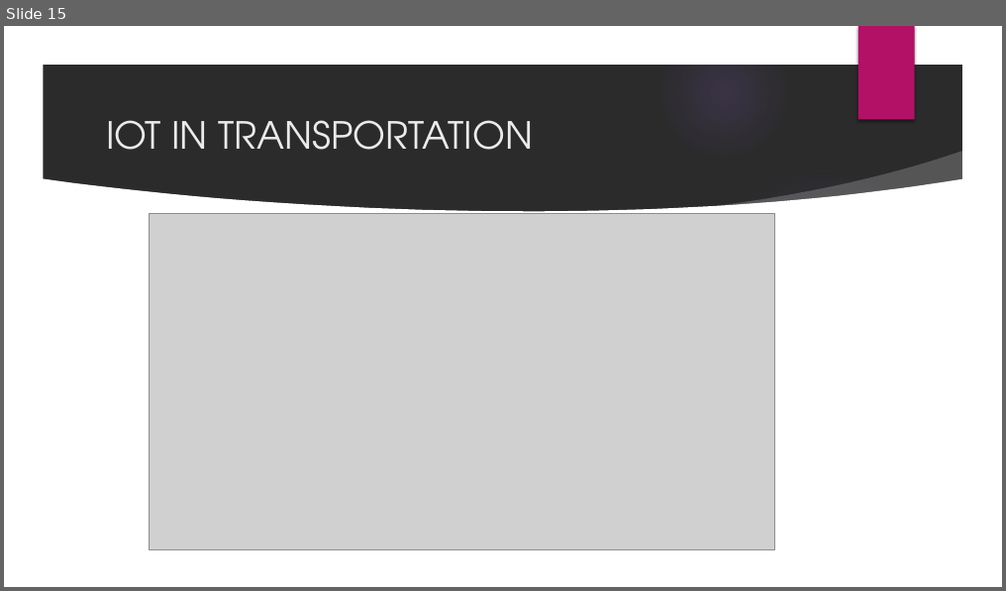
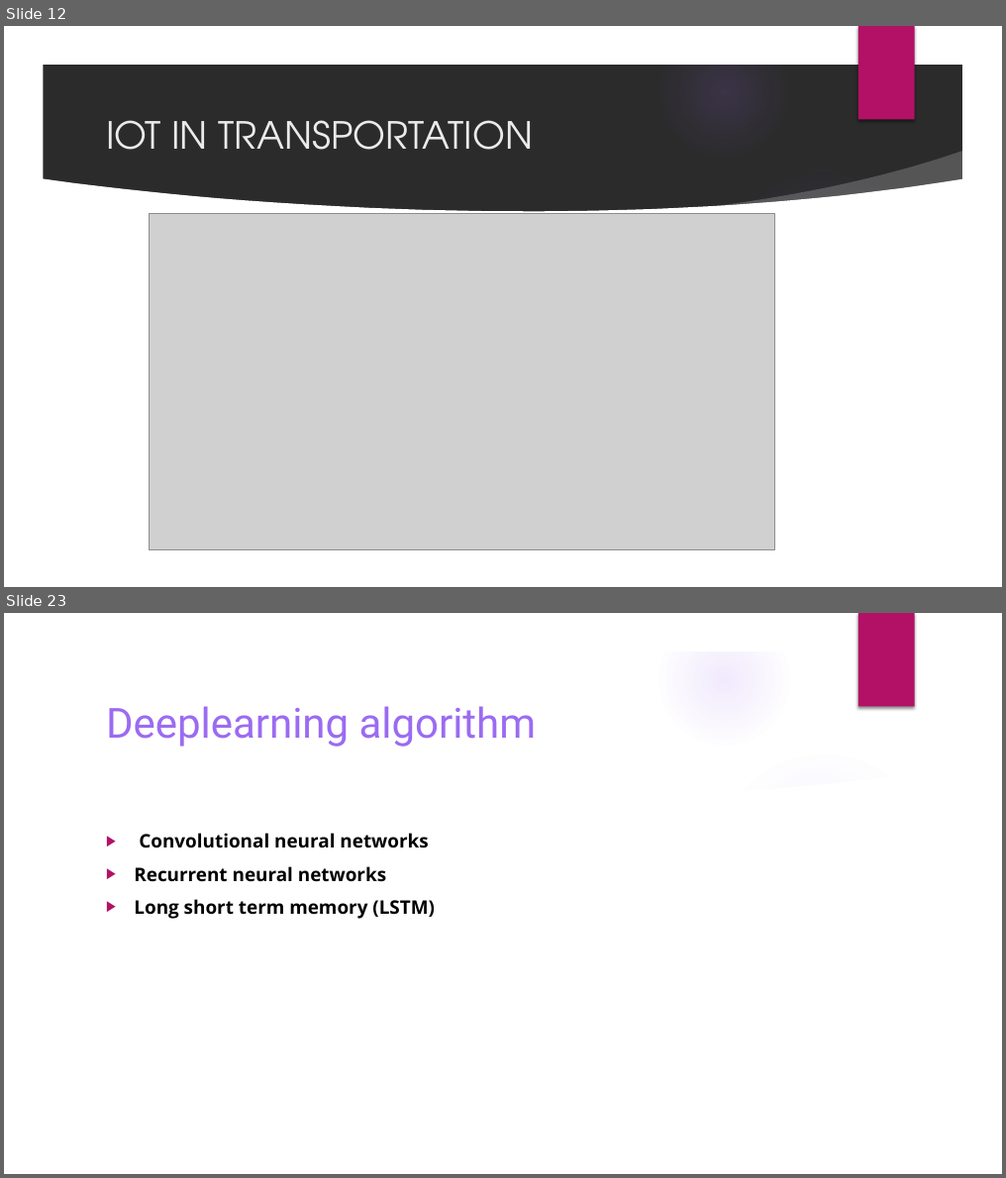
Before and after one commit to Kani-mozhi3/IOT-project, a slide deck: IOT project.pptx. Shown one above the other, each under a label of ours: slide 15 before the commit, slides 12 and 23 after it; the slides between them are not shown. The pictures are 1006x591 and 1006x1178 pixels, drawn with LibreOffice and Linux fonts; fonts in the diff are those of the drawing; grey boxes stand for pictures; background and template pictures are left out; a plain dark background stands for a picture behind light text. Boxes give left, top, right and bottom in pixels: in the first picture for what was removed or moved away, otherwise in the second. Text is boxed around its words. In the diff, an @@ line names an element or a change of style, - is before the commit and + after.

```diff
--- a/IOT project.pptx
+++ b/IOT project.pptx
@@ slide 23 added at bbox=[4, 613, 1002, 1174], background picture (left out); not listed: 9 template elements that a slide beside it also shows @@
@@ title added at bbox=[106, 706, 537, 747], 40 pt, text #9B6BF2 @@
+Deeplearning algorithm
@@ text added at bbox=[134, 833, 435, 919], 18 pt, text #000000, bold @@
+▶ Convolutional neural networks
+▶ Recurrent neural networks
+▶ Long short term memory (LSTM)
@@ what was slide 15 is now slide 12 @@
```
Also in this commit, not shown: 6 slides changed, 36 other slides added, 3 slides removed.
